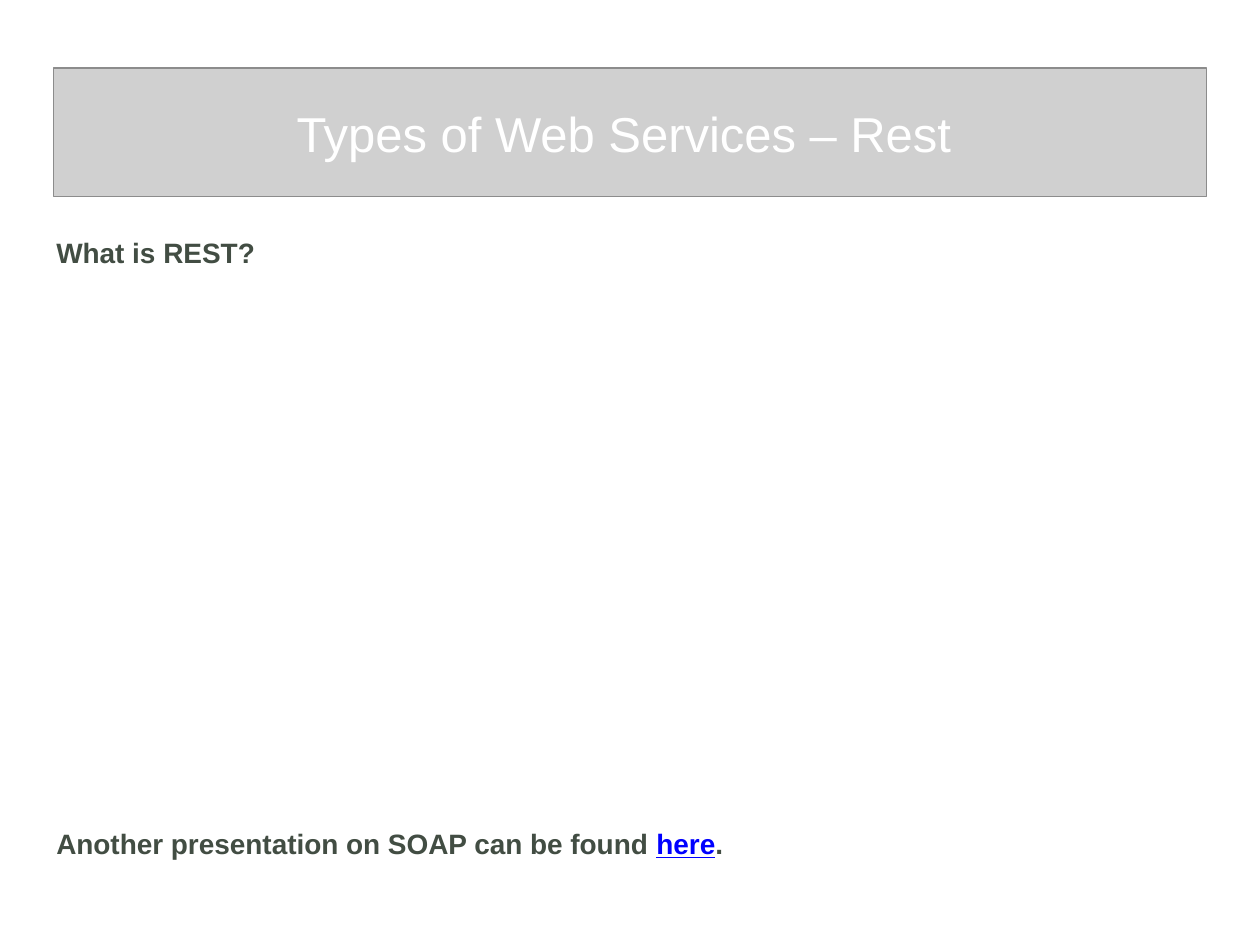
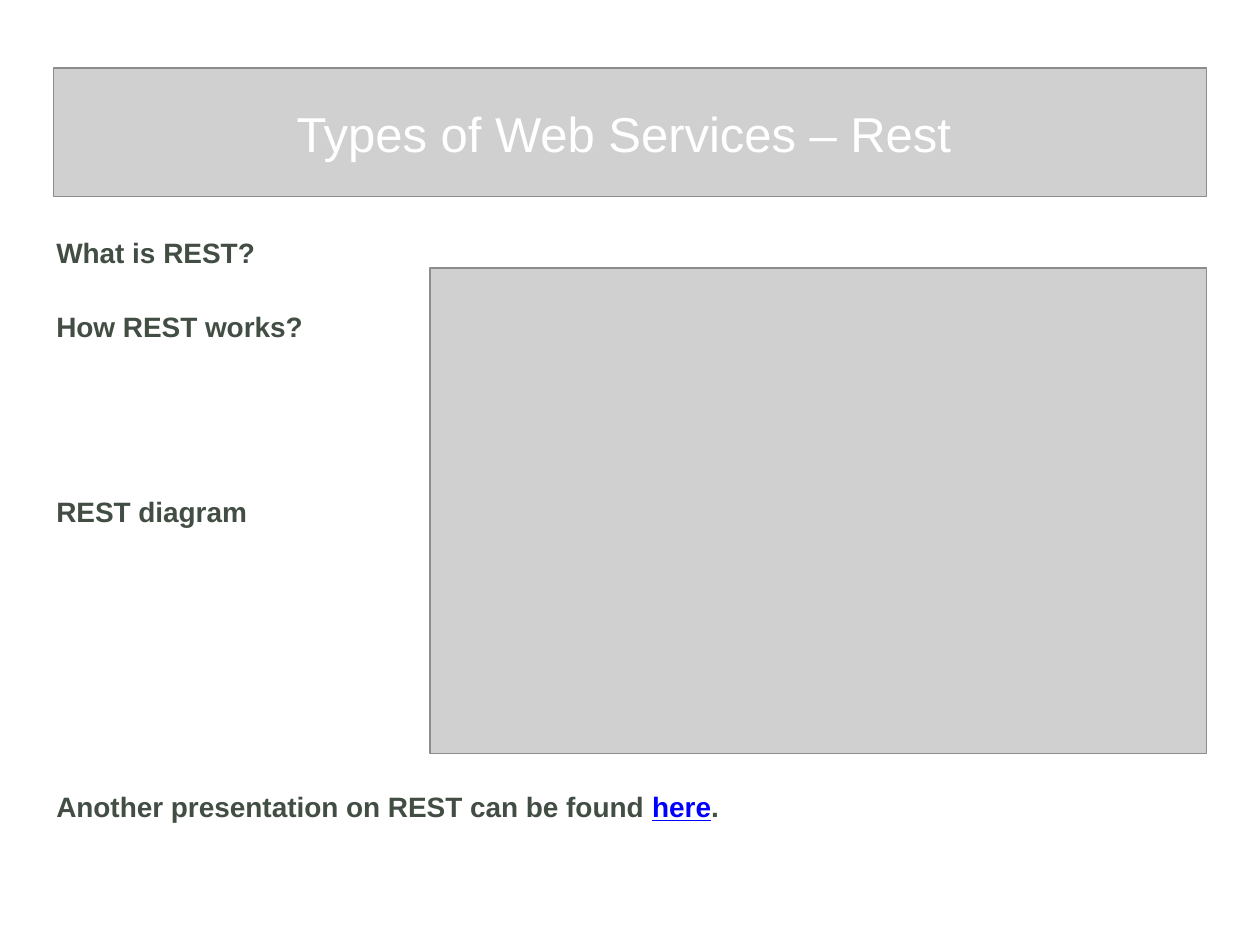
Before and after one commit to mihaiba/bAIESEC, a slide deck: slide 8 of BEcome.AIESEC.Tech.Levi9.March.2016.pptx. Drawn at 1260x945 pixels with LibreOffice and Linux fonts; fonts in the diff are those of the drawing; grey boxes stand for pictures; background and template pictures are left out. Boxes give left, top, right and bottom in pixels: in the first picture for what was removed or moved away, otherwise in the second. Text is boxed around its words. In the diff, an @@ line names an element or a change of style, - is before the commit and + after.

Commit message:
update presentation

```diff
--- a/BEcome.AIESEC.Tech.Levi9.March.2016.pptx
+++ b/BEcome.AIESEC.Tech.Levi9.March.2016.pptx
@@ picture added at [430,268,1206,753] @@
@@ text at [56,316,719,822]: text changed @@
-Another presentation on SOAP can be found here.
+How REST works?
+REST diagram
+Another presentation on REST can be found here.
```
Also in this commit, not shown: 5 slides added.
